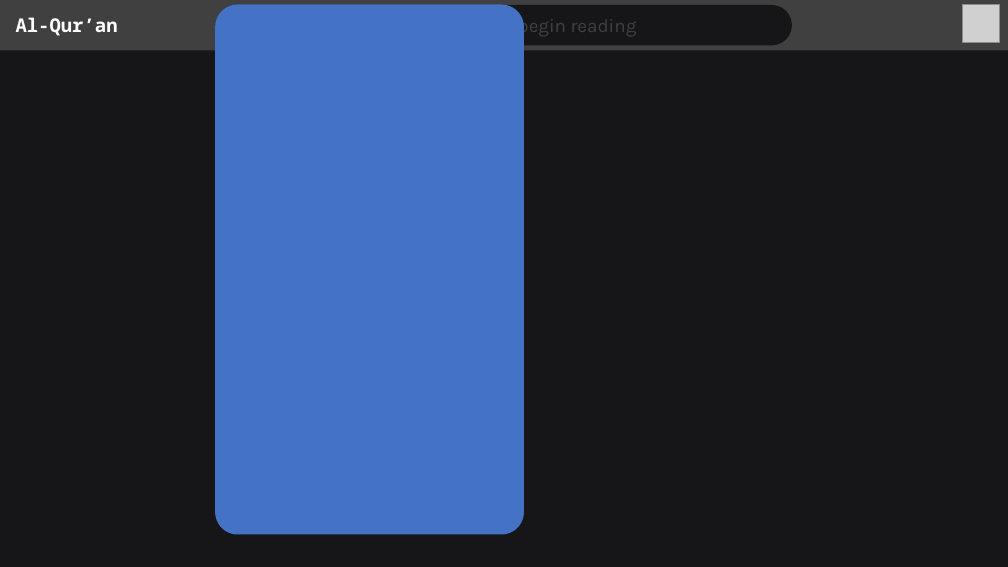
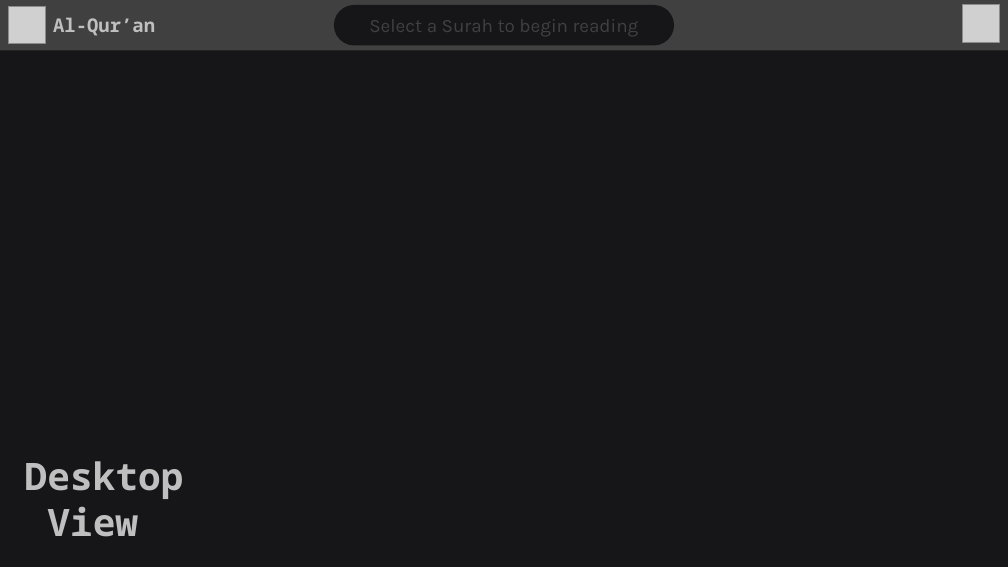
Before and after one commit to jakirhussain28/al-quran, a slide deck: slide 2 of GUI-design.pptx. Drawn at 1008x567 pixels with LibreOffice and Linux fonts; fonts in the diff are those of the drawing; grey boxes stand for pictures. Boxes give left, top, right and bottom in pixels: in the first picture for what was removed or moved away, otherwise in the second. Text is boxed around its words. In the diff, an @@ line names an element or a change of style, - is before the commit and + after.

```diff
--- a/GUI-design.pptx
+++ b/GUI-design.pptx
@@ picture added at box(8, 6, 46, 44) @@
@@ text "Al-Qur’an": place and size @@
-text "Al-Qur’an" at box(16, 17, 118, 36)
+text "Al-Qur’an" at box(53, 17, 155, 36)
@@ text "Al-Qur’an" at box(53, 17, 155, 36): text colour #FFFFFF to #BFBFBF @@
@@ rounded rectangle removed at box(216, 5, 792, 46) @@
@@ rounded rectangle removed at box(216, 5, 524, 535) @@
@@ rounded rectangle "Select a Surah to begin ...": place and size @@
-rounded rectangle "Select a Surah to begin ..." at box(518, 15, 637, 38)
+rounded rectangle "Select a Surah to begin ..." at box(334, 5, 675, 46)
@@ rounded rectangle "Select a Surah to begin ..." at box(334, 5, 675, 46): alignment left to centre; vertical alignment top to middle; fill none to #161618 @@
@@ text added at box(25, 461, 184, 537), 36 pt, text #BFBFBF, bold @@
+Desktop
+View
```
Also in this commit, not shown: 2 other slides changed, 5 slides added, 19 other files.
